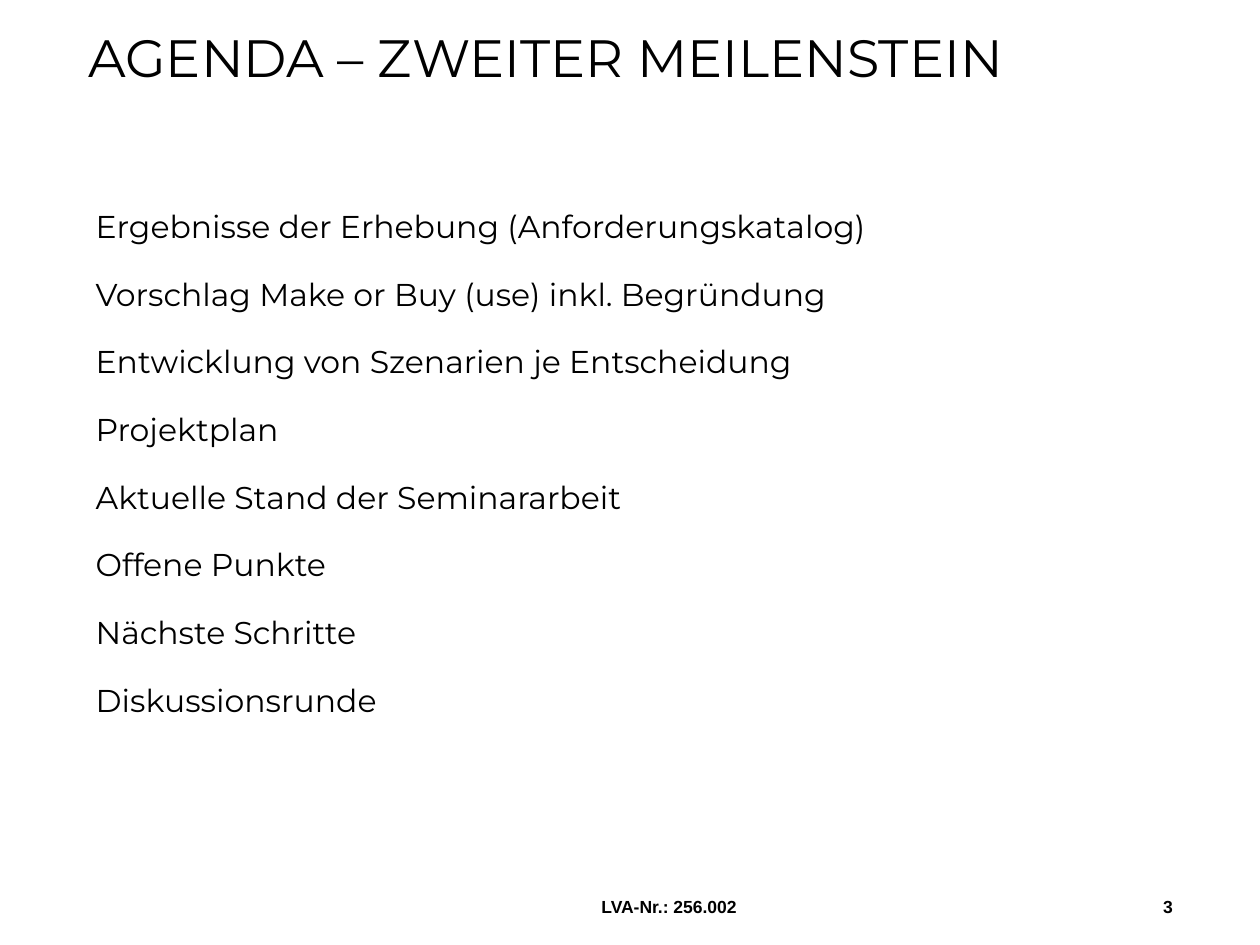
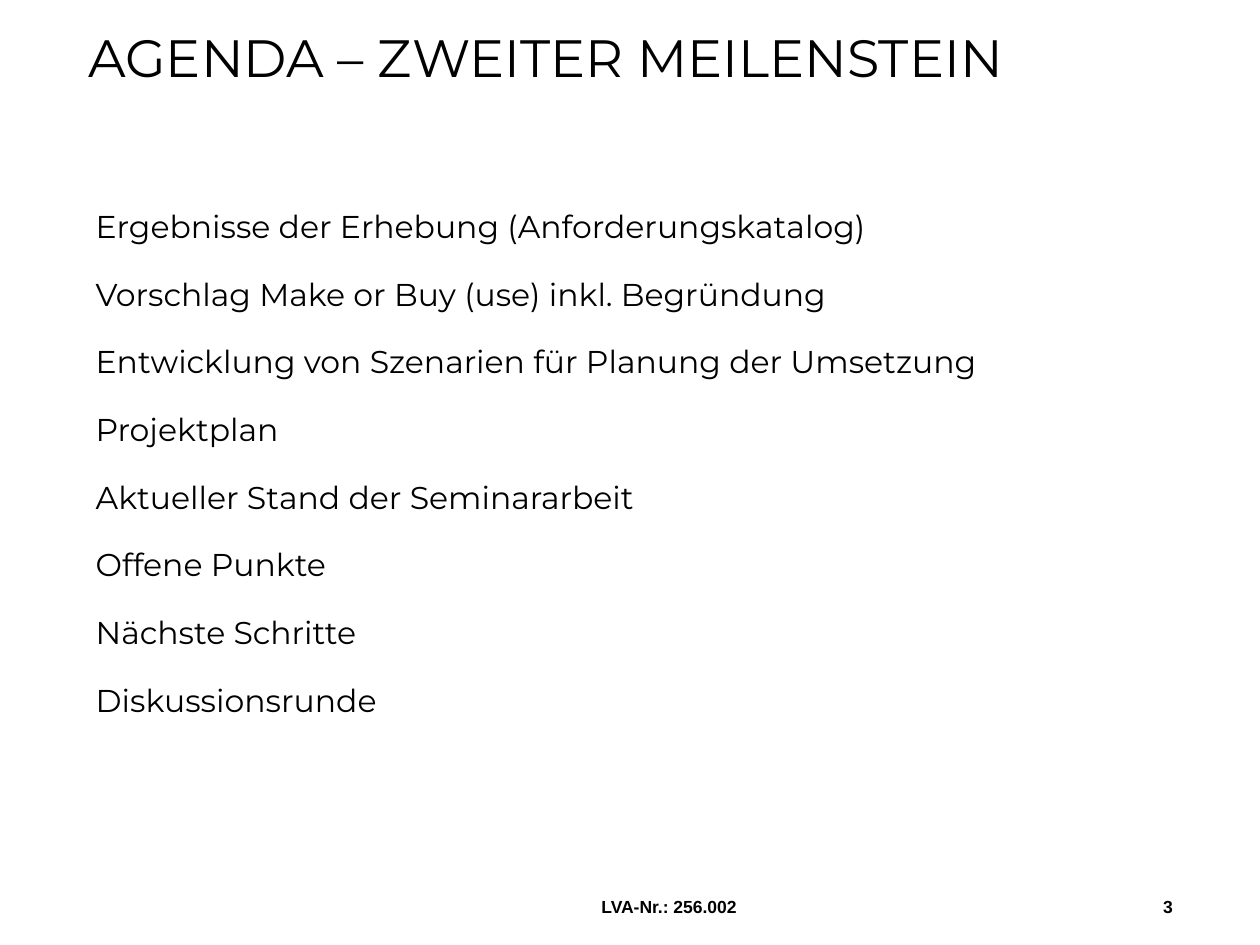
Before and after one commit to MilosTomic123/IT_Projekt_SS19, a slide deck: slide 3 of 2. Meilenstein.pptx. Drawn at 1260x945 pixels with LibreOffice and Linux fonts; fonts in the diff are those of the drawing; background and template pictures are left out. Boxes give left, top, right and bottom in pixels: in the first picture for what was removed or moved away, otherwise in the second. Text is boxed around its words. In the diff, an @@ line names an element or a change of style, - is before the commit and + after.

Commit message:
Update nach 2 Meilenstein

```diff
--- a/2. Meilenstein.pptx
+++ b/2. Meilenstein.pptx
@@ text at box(96, 349, 976, 380): text changed @@
-Entwicklung von Szenarien je Entscheidung
+Entwicklung von Szenarien für Planung der Umsetzung
@@ text at box(96, 485, 634, 510): text changed @@
-Aktuelle Stand der Seminararbeit
+Aktueller Stand der Seminararbeit
```
Also in this commit, not shown: 8 other slides changed, 5 slides added, 2 other files.
